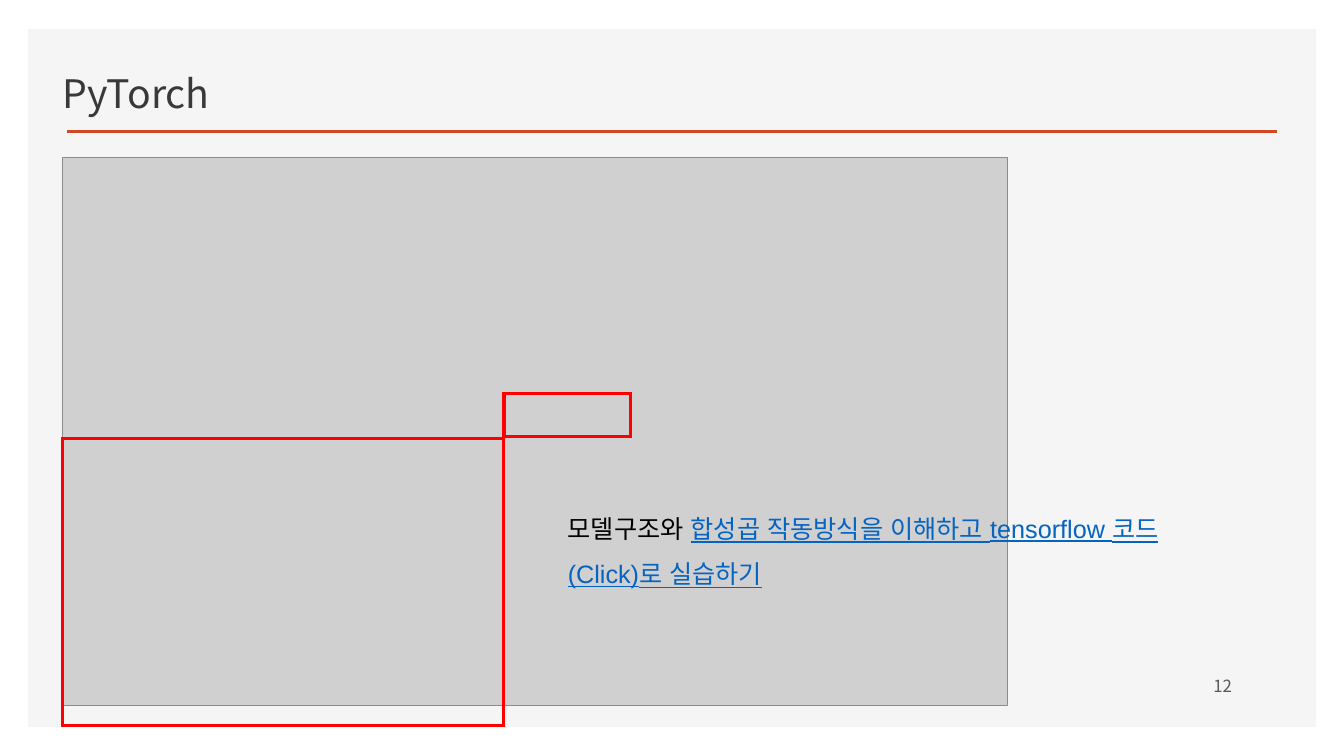
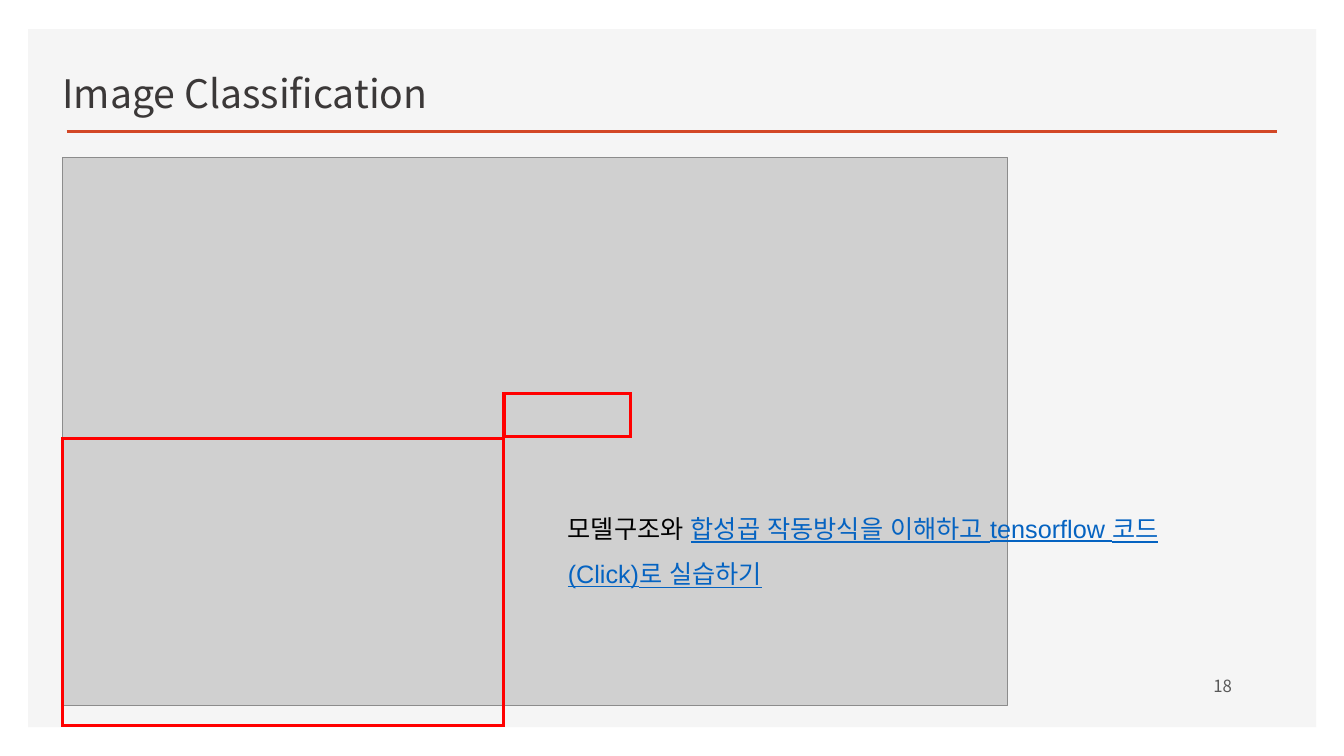
Before and after one commit to ancestor9/2026_Fall_Deep-Learning-with-Python, a slide deck: slide 18 of CNN/CNN.pptx (slide 12 before the commit). Drawn at 1344x756 pixels with LibreOffice and Linux fonts; fonts in the diff are those of the drawing; grey boxes stand for pictures; background and template pictures are left out. Boxes give left, top, right and bottom in pixels: in the first picture for what was removed or moved away, otherwise in the second. Text is boxed around its words. In the diff, an @@ line names an element or a change of style, - is before the commit and + after.

```diff
--- a/CNN/CNN.pptx
+++ b/CNN/CNN.pptx
@@ text at bbox=[62, 76, 427, 118]: text changed @@
-PyTorch
+Image Classification
@@ page number at bbox=[1213, 679, 1232, 692]: text changed @@
-12
+18
```
Also in this commit, not shown: 11 other slides changed, 11 slides added, 7 slides removed.
